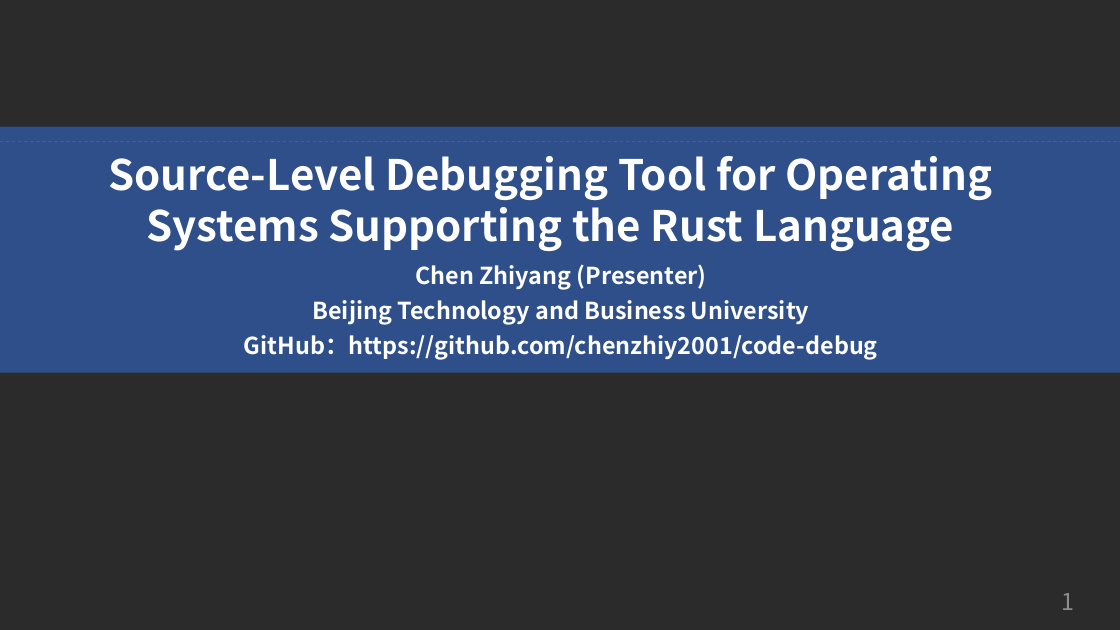
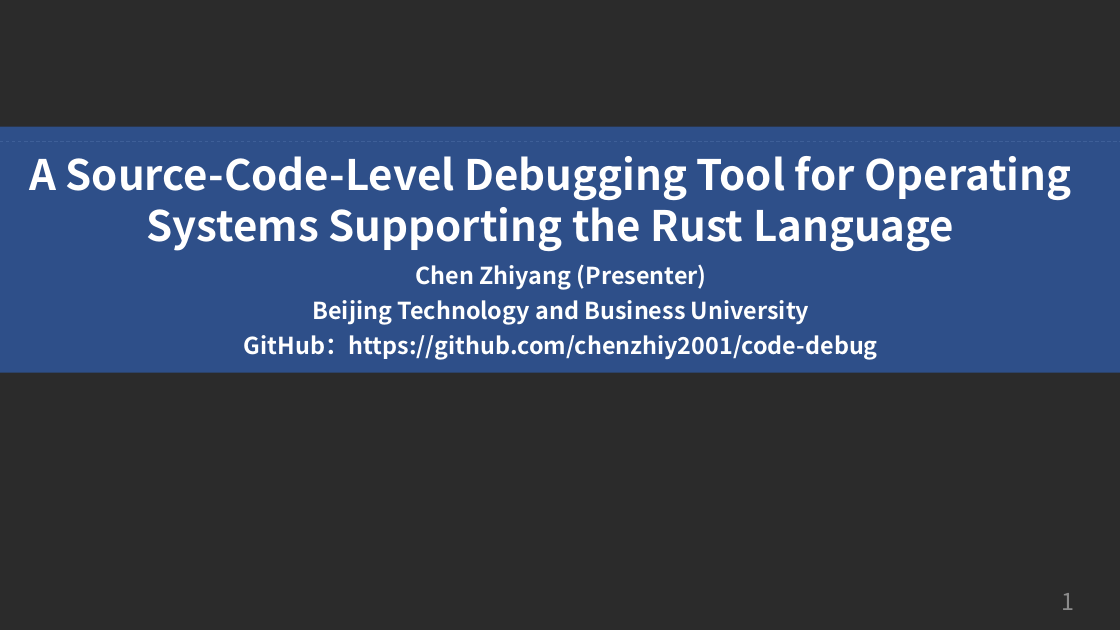
Before and after one commit to chenzhiy2001/code-debug-paper, a slide deck: slide 1 of ICCEA.pptx. Drawn at 1120x630 pixels with LibreOffice and Linux fonts; fonts in the diff are those of the drawing; background and template pictures are left out; a plain dark background stands for a picture behind light text. Boxes give left, top, right and bottom in pixels: in the first picture for what was removed or moved away, otherwise in the second. Text is boxed around its words. In the diff, an @@ line names an element or a change of style, - is before the commit and + after.

Commit message:
update slide

```diff
--- a/ICCEA.pptx
+++ b/ICCEA.pptx
@@ text at (x1=29, y1=156, x2=1071, y2=251): text changed @@
-Source-Level Debugging Tool for Operating Systems Supporting the Rust Language
+A Source-Code-Level Debugging Tool for Operating Systems Supporting the Rust Language
```
